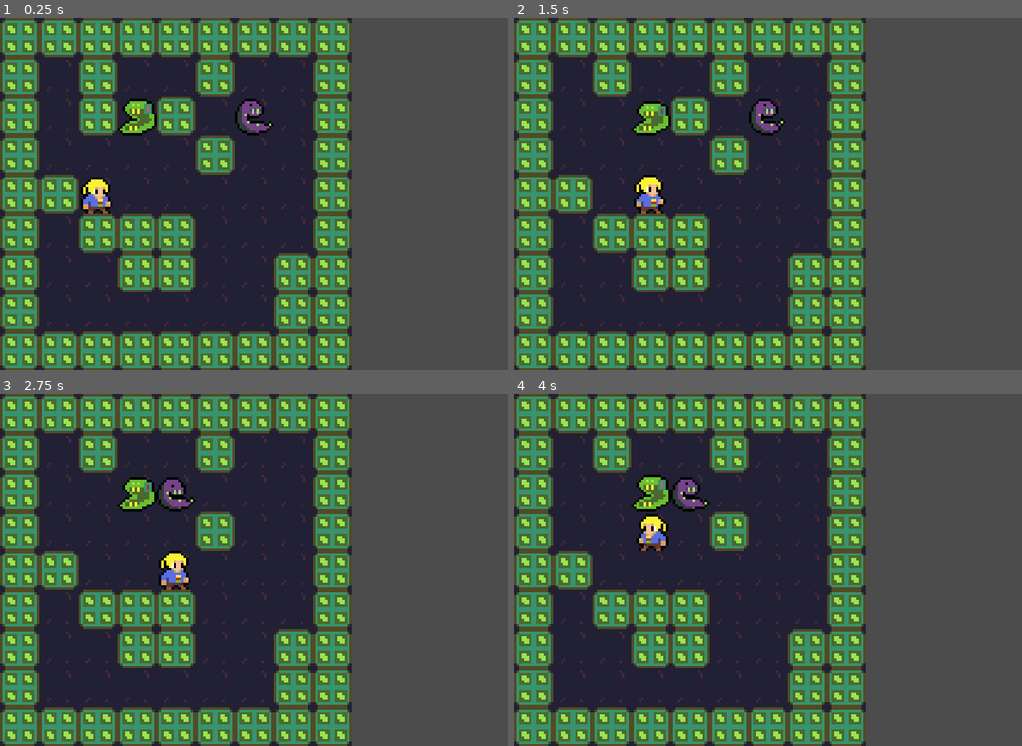
Above: before the commit, frames 1-4 (two rows, left to right).
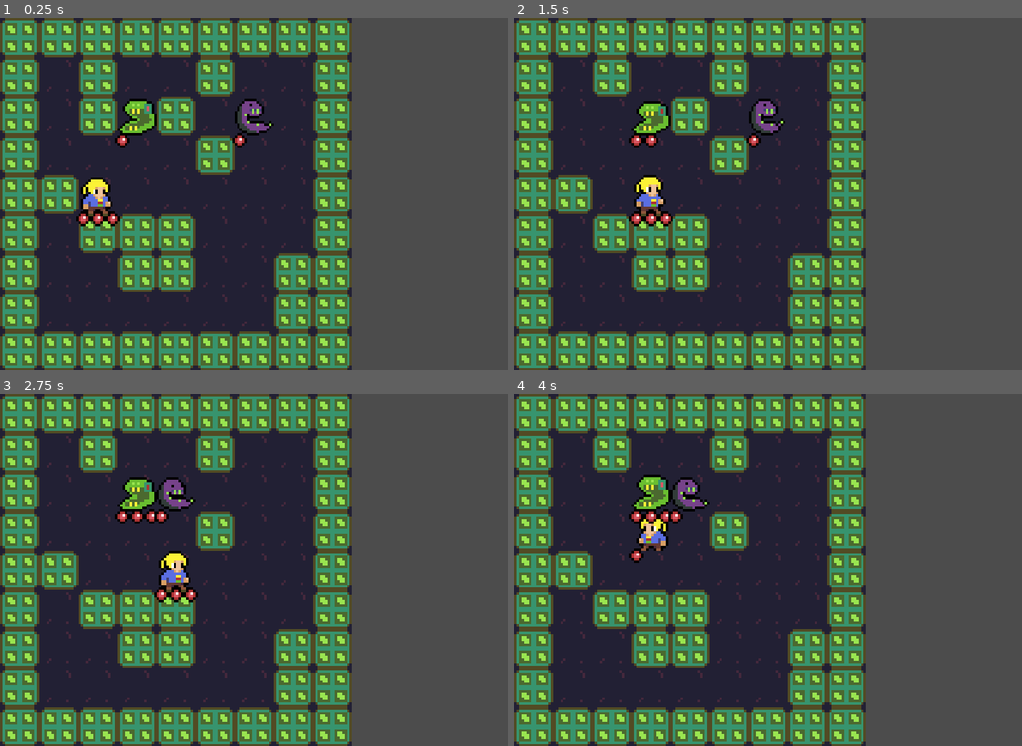
Above: after the commit, the same moments.

Repository: gueepo/godot_broughlike
Game: Godot game, scene res://Scenes/MainScene.tscn
Two runs of this game, one before a commit and one after it. Both use one fixed random seed, a clock stepped at 60 frames per second and the inputs below.
Inputs:
- Up to frame 1 (0.25 s): no input
- Up to frame 2 (1.5 s): hold Right (ui_right) 0.53-1.28 s; hold Down (ui_down) from 1.28 s (still down)
- Up to frame 3 (2.75 s): release Down (ui_down) at 2.03 s; hold Right (ui_right) from 2.03 s (still down)
- Up to frame 4 (4 s): release Right (ui_right) at 2.78 s; hold Up (ui_up) 2.78-3.53 s; hold Left (ui_left) from 3.53 s (still down)

The runs differ from the first frame. In frame 1, 0.4% of the frame differs, in the area x 15-49%, y 32-60%; in frame 2, 0.5%; in frame 3, 0.6%, in the area x 22-39%, y 32-60%; in frame 4, 0.4%.

Commit message:
adding hp points

Diff:
--- a/broughlike/Scenes/Monster_Base.gd
+++ b/broughlike/Scenes/Monster_Base.gd
@@ -1,4 +1,6 @@
 extends Node2D
+
+var MAX_HP = 6
 
 onready var _mainSceneReference = get_node("/root/MainScene")
 var amount_to_move
@@ -7,6 +9,8 @@
 var _is_player = false
 var _attacked_this_turn = false
 var _is_stunned = false
+
+onready var hpSprites = [$HP/HP_1, $HP/HP_2, $HP/HP_3, $HP/HP_4, $HP/HP_5, $HP/HP_6]
 
 func _ready():
 	amount_to_move = _mainSceneReference.TILE_SIZE
@@ -65,9 +69,22 @@
 
 func InitializeMonster(hp):
 	_hp = hp
+	UpdateHealth()
 
 func DealDamage(damage):
 	_hp -= damage
+	UpdateHealth()
 
 func Heal(healAmount):
-	_hp += healAmount
+	if(_hp + healAmount > MAX_HP):
+		_hp = MAX_HP
+	else:
+		_hp += healAmount
+	UpdateHealth()
+
+func UpdateHealth():
+	for i in range(_hp):
+		hpSprites[i].visible = true
+
+	for i in range(_hp, MAX_HP):
+		hpSprites[i].visible = false
--- a/broughlike/Scenes/Monster_Base.tscn
+++ b/broughlike/Scenes/Monster_Base.tscn
@@ -1,8 +1,69 @@
-[gd_scene load_steps=2 format=2]
+[gd_scene load_steps=6 format=2]
 
 [ext_resource path="res://Scenes/Monster_Base.gd" type="Script" id=1]
+[ext_resource path="res://assets/aseprite/player.png" type="Texture" id=2]
+[ext_resource path="res://assets/spritesheet.png" type="Texture" id=3]
+
+[sub_resource type="AtlasTexture" id=1]
+atlas = ExtResource( 2 )
+region = Rect2( 0, 0, 16, 16 )
+
+[sub_resource type="SpriteFrames" id=2]
+animations = [ {
+"frames": [ SubResource( 1 ) ],
+"loop": true,
+"name": "default",
+"speed": 5.0
+} ]
 
 [node name="Monster" type="Node2D"]
 script = ExtResource( 1 )
 
 [node name="AnimatedSprite" type="AnimatedSprite" parent="."]
+position = Vector2( 8, 8 )
+frames = SubResource( 2 )
+
+[node name="HP" type="Node2D" parent="."]
+position = Vector2( 0, 17.702 )
+
+[node name="HP_1" type="Sprite" parent="HP"]
+position = Vector2( 2, 0 )
+z_index = 5
+texture = ExtResource( 3 )
+region_enabled = true
+region_rect = Rect2( 144, 10, 6, 6 )
+
+[node name="HP_2" type="Sprite" parent="HP"]
+position = Vector2( 8, 0 )
+z_index = 5
+texture = ExtResource( 3 )
+region_enabled = true
+region_rect = Rect2( 144, 10, 6, 6 )
+
+[node name="HP_3" type="Sprite" parent="HP"]
+position = Vector2( 14, 0 )
+z_index = 5
+texture = ExtResource( 3 )
+region_enabled = true
+region_rect = Rect2( 144, 10, 6, 6 )
+
+[node name="HP_4" type="Sprite" parent="HP"]
+position = Vector2( 2, -6 )
+z_index = 5
+texture = ExtResource( 3 )
+region_enabled = true
+region_rect = Rect2( 144, 10, 6, 6 )
+
+[node name="HP_5" type="Sprite" parent="HP"]
+position = Vector2( 8, -6 )
+z_index = 5
+texture = ExtResource( 3 )
+region_enabled = true
+region_rect = Rect2( 144, 10, 6, 6 )
+
+[node name="HP_6" type="Sprite" parent="HP"]
+position = Vector2( 14, -6 )
+z_index = 5
+texture = ExtResource( 3 )
+region_enabled = true
+region_rect = Rect2( 144, 10, 6, 6 )
--- a/broughlike/Scenes/Player.gd
+++ b/broughlike/Scenes/Player.gd
@@ -4,7 +4,6 @@
 	print("initializing player")
 	InitializeMonster(3)
 	_is_player = true
-
 
 func _process(delta):
 	var movementDirection = Vector2()
--- a/broughlike/Scenes/Player.tscn
+++ b/broughlike/Scenes/Player.tscn
@@ -28,7 +28,6 @@
 script = ExtResource( 2 )
 
 [node name="AnimatedSprite" parent="." index="0"]
-position = Vector2( 8, 8 )
 z_index = 5
 frames = SubResource( 4 )
 frame = 1
